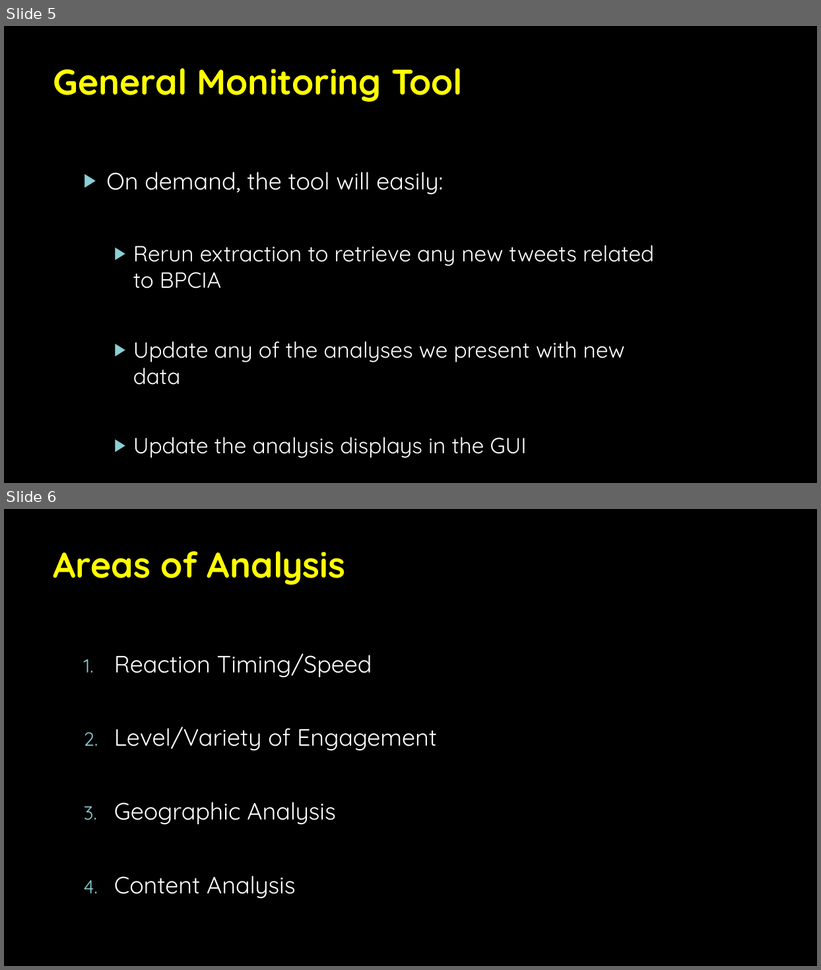
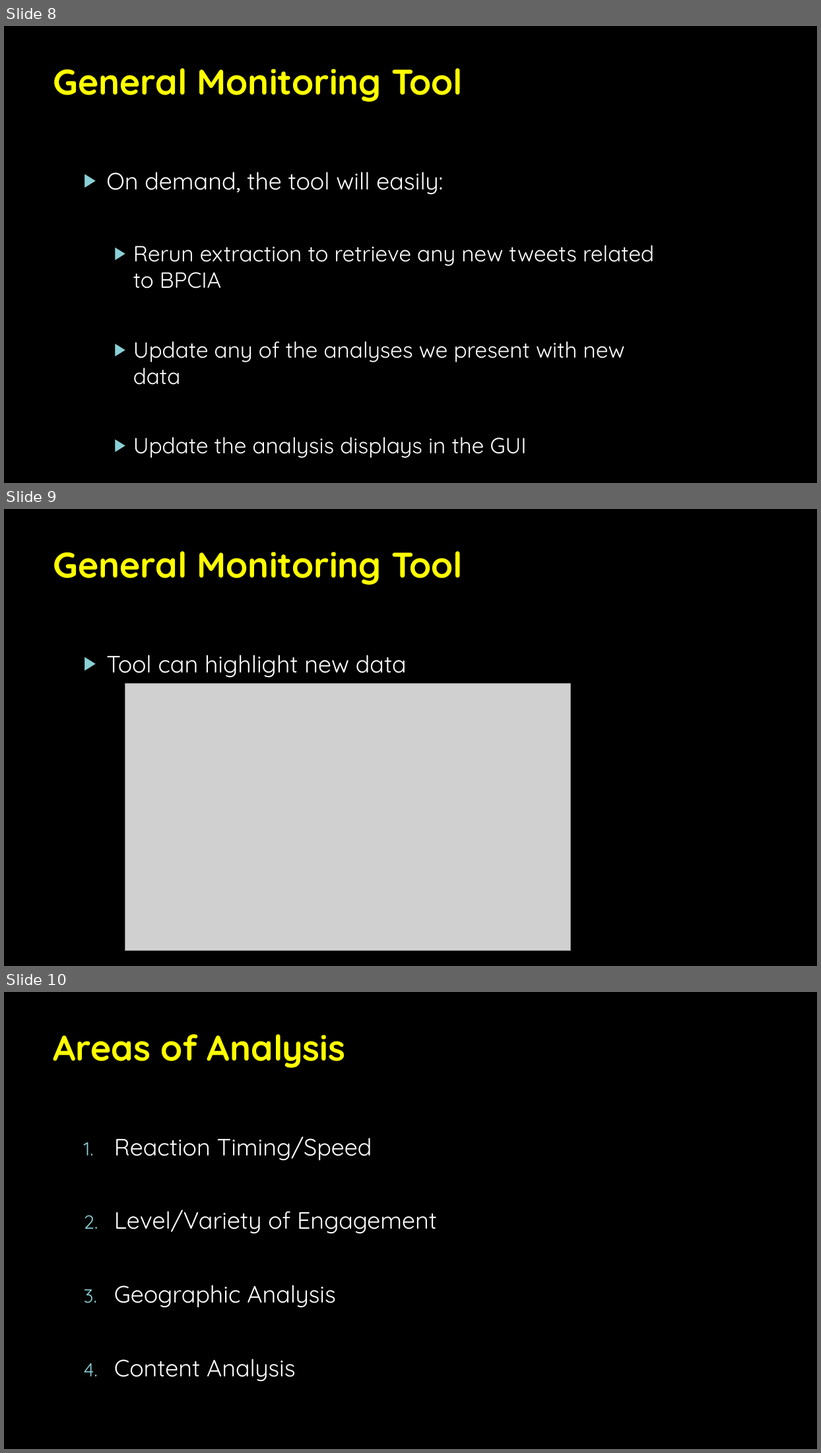
Before and after one commit to Luke-Patterson/BPCIA, a slide deck: BPCI Twitter Analysis Slides.pptx. Shown one above the other, each under a label of ours: slides 5 and 6 before the commit, slides 8, 9 and 10 after it. The pictures are 821x970 and 821x1453 pixels, drawn with LibreOffice and Linux fonts; fonts in the diff are those of the drawing; grey boxes stand for pictures; background and template pictures are left out. Boxes give left, top, right and bottom in pixels: in the first picture for what was removed or moved away, otherwise in the second. Text is boxed around its words. In the diff, an @@ line names an element or a change of style, - is before the commit and + after.

```diff
--- a/BPCI Twitter Analysis Slides.pptx
+++ b/BPCI Twitter Analysis Slides.pptx
@@ slide 9 added at <box>4,509,817,966</box>, background picture (left out) @@
@@ title added at <box>54,551,463,585</box>, 42 pt, text #FFFF00, bold @@
+General Monitoring Tool
@@ text added at <box>106,655,407,678</box>, 28 pt, text #FFFFFF @@
+▶ Tool can highlight new data
@@ picture added at <box>125,683,571,951</box> @@
@@ what was slide 5 is now slide 8 @@
@@ what was slide 6 is now slide 10 @@
```
Also in this commit, not shown: 2 slides changed, 10 other slides added, 40 other files.
